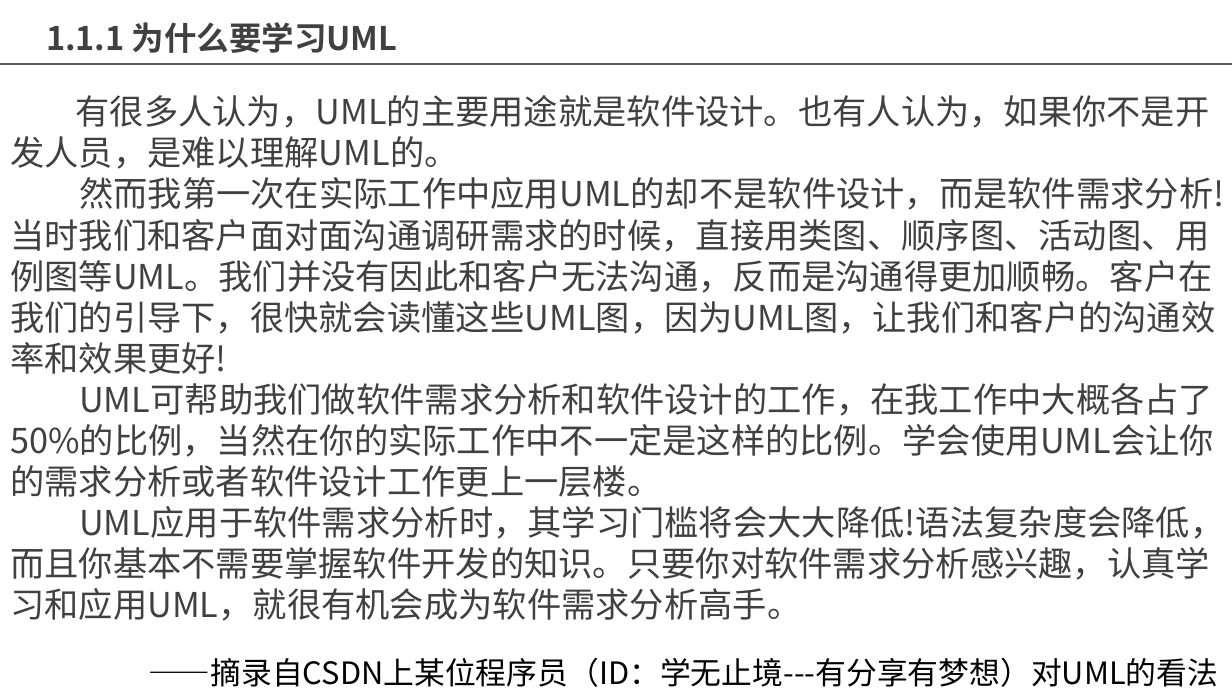
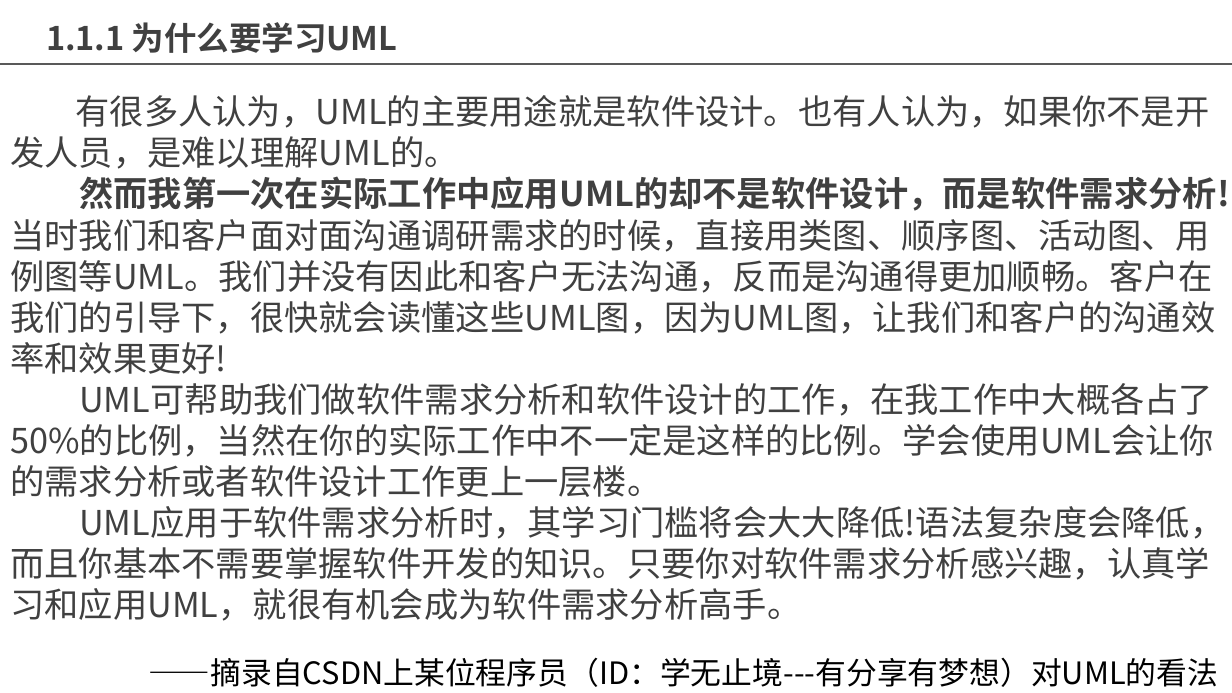
Before and after one commit to Maojiao/PRD, a slide deck: slide 6 of 渔乐生活/非受控文档/张嘉成/[PRD-06,31601377]翻转课堂UML概述.pptx. Drawn at 1232x693 pixels with LibreOffice and Linux fonts; fonts in the diff are those of the drawing; background and template pictures are left out. Boxes give left, top, right and bottom in pixels: in the first picture for what was removed or moved away, otherwise in the second. Text is boxed around its words. In the diff, an @@ line names an element or a change of style, - is before the commit and + after.

```diff
--- a/渔乐生活/非受控文档/张嘉成/[PRD-06,31601377]翻转课堂UML概述.pptx
+++ b/渔乐生活/非受控文档/张嘉成/[PRD-06,31601377]翻转课堂UML概述.pptx
@@ text at (10,176,1229,374): bold on in "然而我第一次在实际工作中应用UML的却不是软件设计，而是软件需求分析!当时我们和客户面对面沟通调研需求的时候，直接用类图 ..." @@
```
Also in this commit, not shown: 1 other slide changed, 1 slide added.
